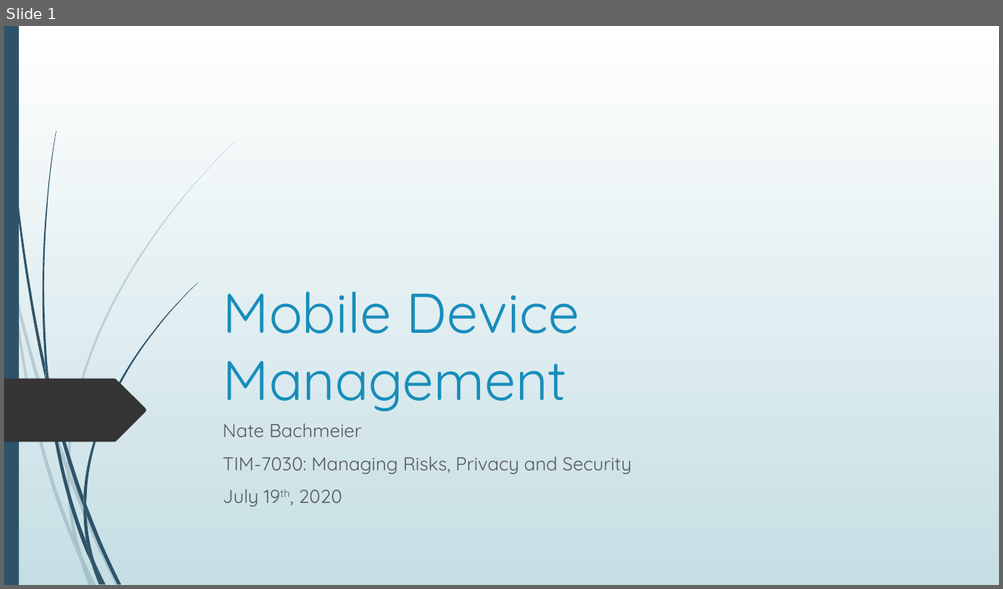
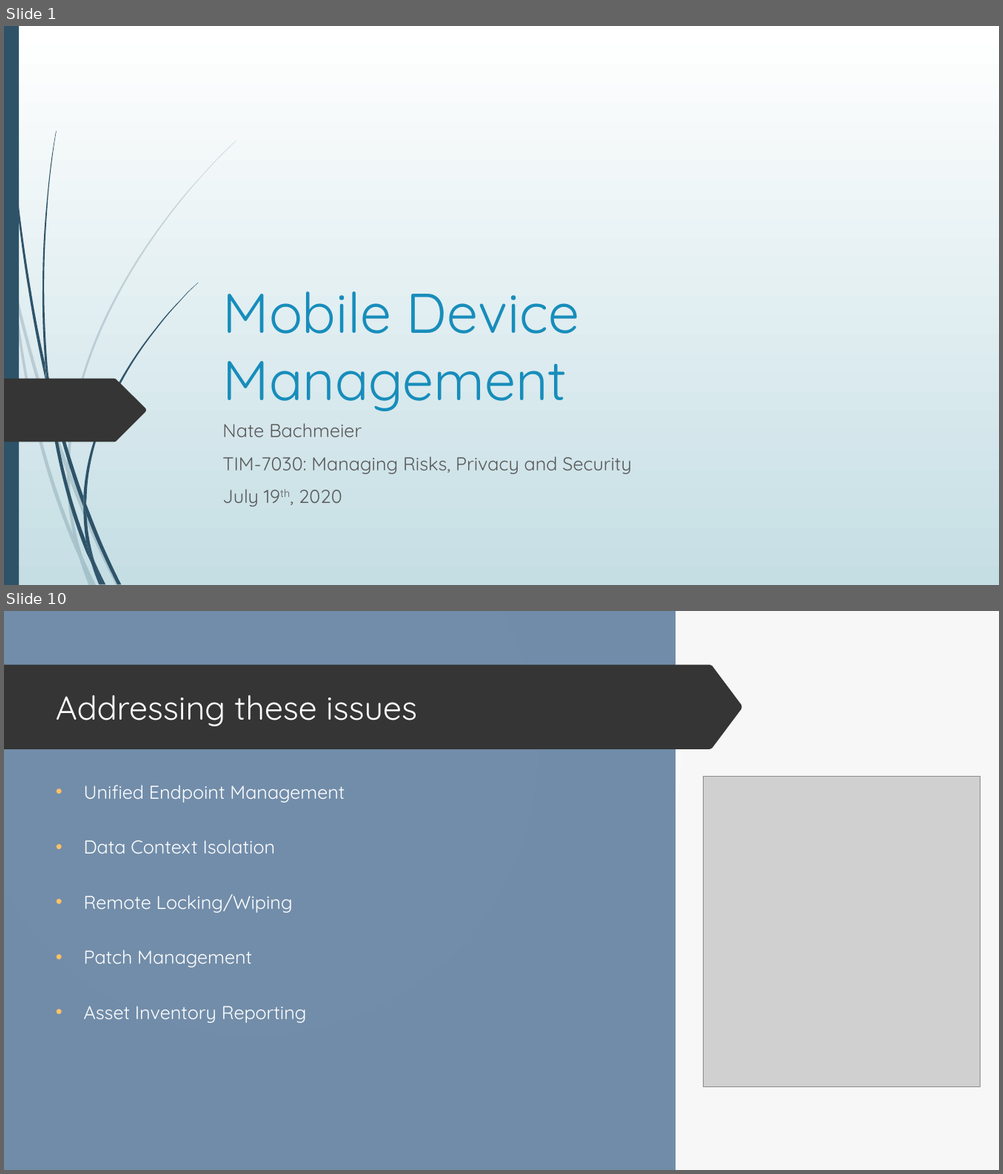
Before and after one commit to dr-natetorious/TIM-7030-Managing_Risks_and_Privacy, a slide deck: Week7_MasterDataMgmt/BachmeierNTIM7030-7.pptx. Shown one above the other, each under a label of ours: slide 1 before the commit, slides 1 and 10 after it; the slides between them are not shown. The pictures are 1003x589 and 1003x1174 pixels, drawn with LibreOffice and Linux fonts; fonts in the diff are those of the drawing; grey boxes stand for pictures. Boxes give left, top, right and bottom in pixels: in the first picture for what was removed or moved away, otherwise in the second. Text is boxed around its words. In the diff, an @@ line names an element or a change of style, - is before the commit and + after.

```diff
--- a/Week7_MasterDataMgmt/BachmeierNTIM7030-7.pptx
+++ b/Week7_MasterDataMgmt/BachmeierNTIM7030-7.pptx
@@ slide 10 added at box(4, 611, 999, 1170), background gradient #FFFFFF to #F8F8F8; not listed: 23 template elements that a slide beside it also shows @@
@@ rectangle added at box(4, 611, 999, 1170), fill gradient #FFFFFF to #F8F8F8 @@
@@ rectangle added at box(4, 611, 675, 1170), fill #6381A1 at 90% opacity @@
@@ freeform shape added at box(4, 669, 134, 710), fill #353535 @@
@@ freeform shape added at box(4, 665, 742, 749), fill #353535 @@
@@ title added at box(56, 695, 417, 726), 32 pt, text #FEFFFF @@
+Addressing these issues
@@ text added at box(84, 785, 344, 1023), 18 pt, text #FEFFFF @@
+• Unified Endpoint Management
+• Data Context Isolation
+• Remote Locking/Wiping
+• Patch Management
+• Asset Inventory Reporting
@@ picture added at box(703, 777, 980, 1087) @@
```
Also in this commit, not shown: 2 slides changed, 11 other slides added.
